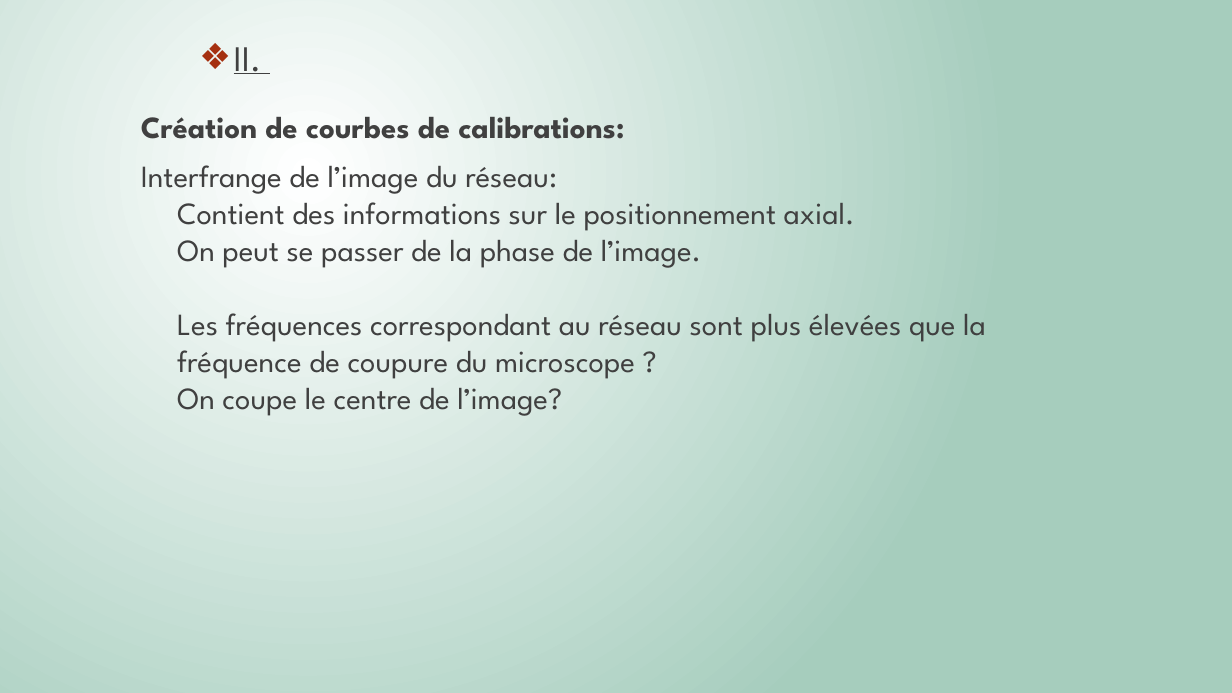
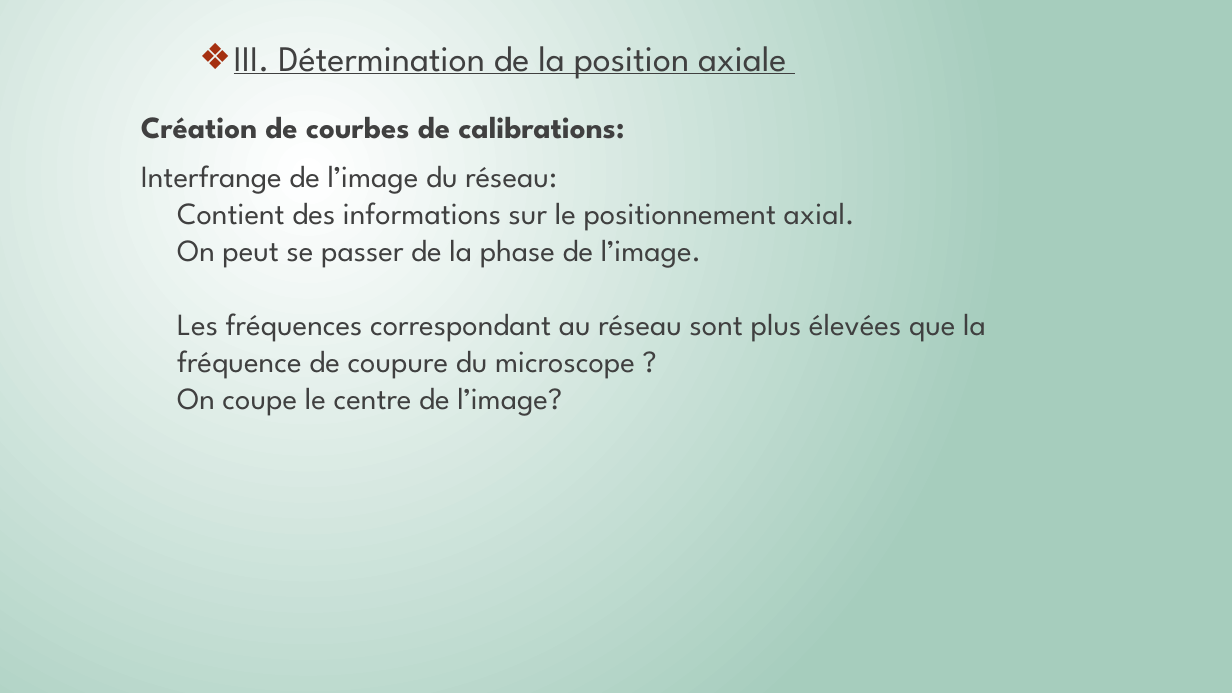
Before and after one commit to Killian-Herveau/PIMS, a slide deck: slide 13 of Pres_Avril/PresentationPIMSAvrilA.pptx. Drawn at 1232x693 pixels with LibreOffice and Linux fonts; fonts in the diff are those of the drawing. Boxes give left, top, right and bottom in pixels: in the first picture for what was removed or moved away, otherwise in the second. Text is boxed around its words. In the diff, an @@ line names an element or a change of style, - is before the commit and + after.

```diff
--- a/Pres_Avril/PresentationPIMSAvrilA.pptx
+++ b/Pres_Avril/PresentationPIMSAvrilA.pptx
@@ text at <box>234,46,787,79</box>: text changed @@
-❖ II.
+❖ III. Détermination de la position axiale
```
Also in this commit, not shown: 6 other slides changed, 1 slide removed, 5 other files.
